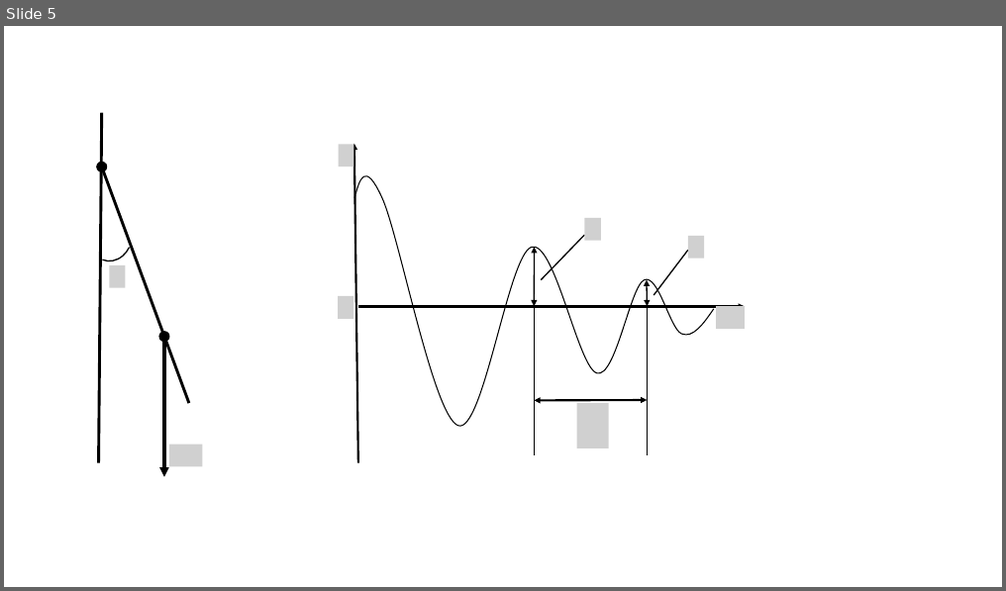
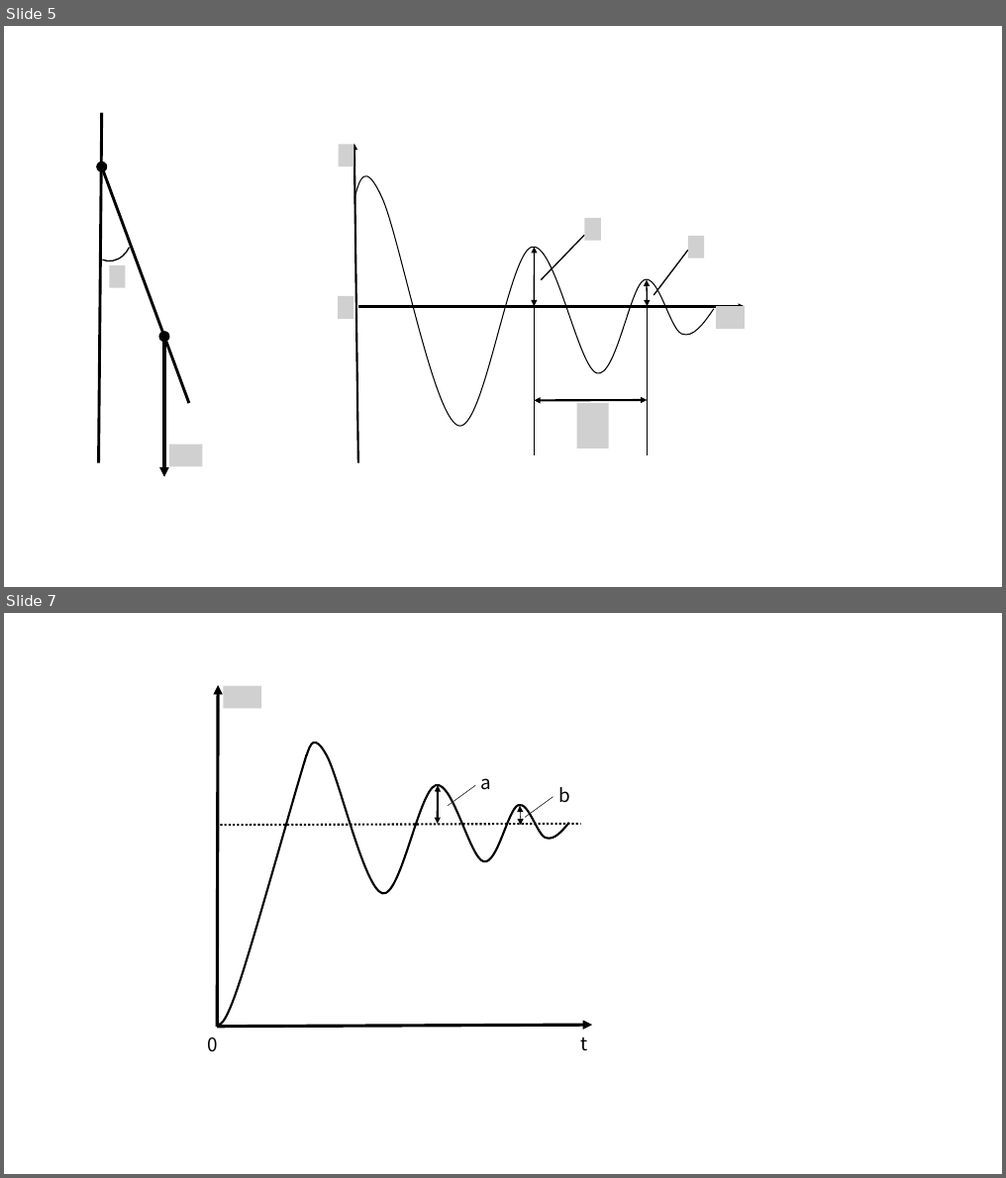
Before and after one commit to rywyr/PTEX, a slide deck: PTEX/gazo/pendulum.pptx. Shown one above the other, each under a label of ours: slide 5 before the commit, slides 5 and 7 after it; the slides between them are not shown. The pictures are 1006x591 and 1006x1178 pixels, drawn with LibreOffice and Linux fonts; fonts in the diff are those of the drawing; grey boxes stand for pictures; background and template pictures are left out. Boxes give left, top, right and bottom in pixels: in the first picture for what was removed or moved away, otherwise in the second. Text is boxed around its words. In the diff, an @@ line names an element or a change of style, - is before the commit and + after.

```diff
--- a/PTEX/gazo/pendulum.pptx
+++ b/PTEX/gazo/pendulum.pptx
@@ slide 7 added at bbox=[4, 613, 1002, 1174], background #FFFFFF @@
@@ arrow added from (218, 1027) to (218, 685), #000000 3 pt @@
@@ picture added at bbox=[224, 685, 261, 708] @@
@@ freeform shape added at bbox=[216, 756, 307, 1026], outline #000000 2 pt @@
@@ freeform shape added at bbox=[307, 743, 569, 894], outline #000000 2 pt @@
@@ double arrow added from (438, 785) to (438, 824), #000000 2 pt @@
@@ line added from (448, 806) to (475, 785), #000000 0.5 pt @@
@@ text added at bbox=[481, 778, 492, 789], 18 pt, text #000000 @@
+a
@@ text added at bbox=[559, 787, 571, 803], 18 pt, text #000000 @@
+b
@@ double arrow added from (520, 806) to (521, 825), #000000 0.5 pt @@
@@ line added from (525, 817) to (553, 797), #000000 0.5 pt @@
@@ line added from (216, 825) to (581, 824), #000000 2 pt dashed @@
@@ arrow added from (218, 1027) to (592, 1025), #000000 3 pt @@
@@ text added at bbox=[207, 1038, 217, 1053], 18 pt, text #000000 @@
+0
@@ text added at bbox=[581, 1038, 588, 1052], 18 pt, text #000000 @@
+t
```
Also in this commit, not shown: 2 other slides added, 26 other files.
